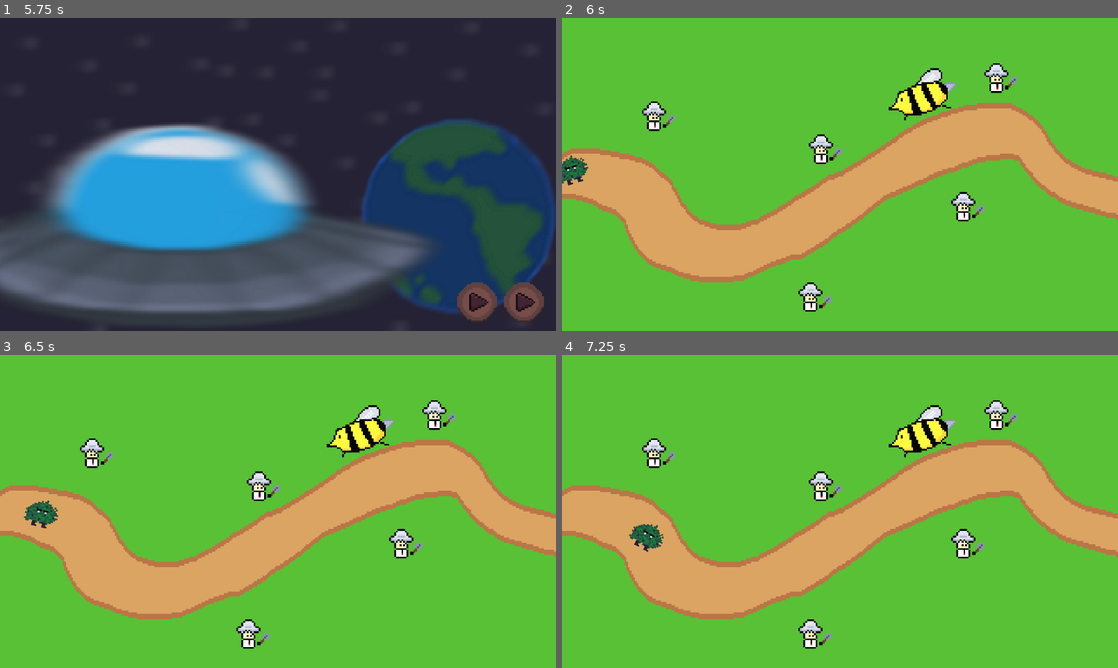
Above: before the commit, frames 1-4 (two rows, left to right).
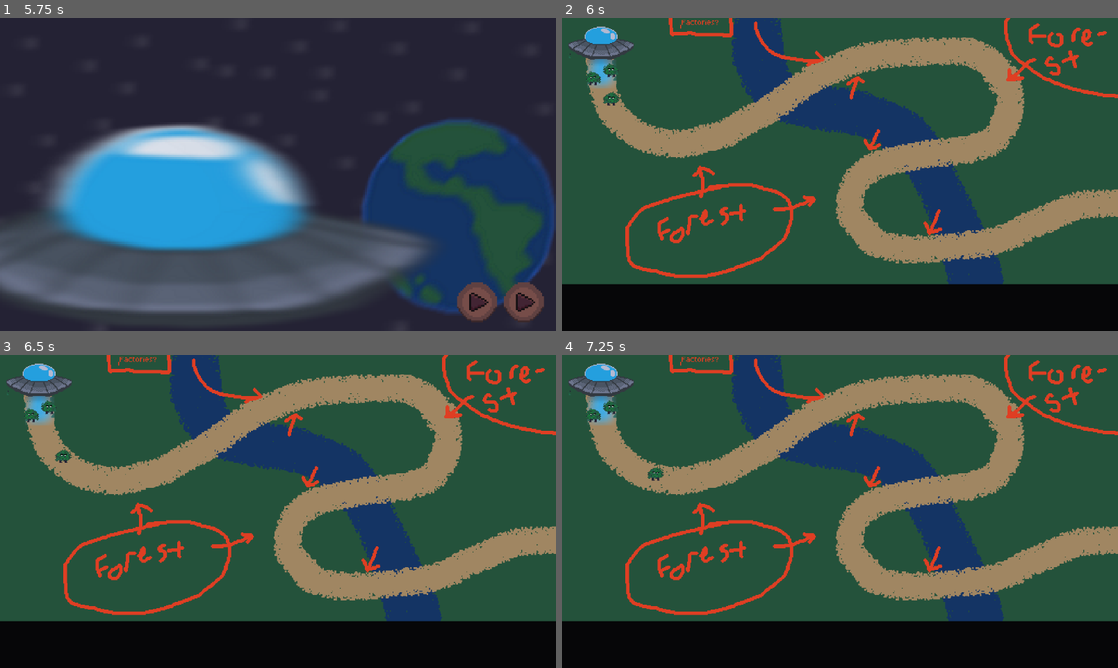
Above: after the commit, the same moments.

Repository: WilliamPickle/Aegis-of-Evergreen
Game: Godot game, scene res://scenes/current_scene.tscn
The game is run twice, just before and just after one commit, with the same random seed, the same clock (stepped at 60 frames per second) and the same inputs.
Inputs (mouse positions are in pixels of both pictures, inside the frame that each line leads up to):
- Up to frame 1 (5.75 s): click (278, 174) at 0.5 s; click "Play" at 1.25 s; tap Enter at 2, 4.25 s; move the mouse to (400, 158) at 2.02 s; tap Space at 2.75, 5 s; move the mouse to (166, 190) at 2.77 s; click (522, 302) at 3.5 s; move the mouse to (333, 105) at 4.27 s; move the mouse to (250, 237) at 5.02 s
- Up to frame 2 (6 s): click (1084, 302) at 5.75 s
- Up to frame 3 (6.5 s): no input
- Up to frame 4 (7.25 s): move the mouse to (1006, 558) at 6.52 s

Frame 1 is identical in both runs. In frame 2, 100% of the frame differs, in the area x 0-100%, y 0-100%; in frame 3, 100%; in frame 4, 100%.

Commit message:
added real map

Diff:
--- a/scenes/level_1.tscn
+++ b/scenes/level_1.tscn
@@ -1,32 +1,34 @@
 [gd_scene load_steps=5 format=3 uid="uid://l3i6h5io4w4n"]
 
-[ext_resource type="Texture2D" uid="uid://drt6mbt63iff6" path="res://assets/sprites/test sprites/scuffed_test_1.png" id="1_014kd"]
+[ext_resource type="Texture2D" uid="uid://7xh3gfv6eksr" path="res://assets/sprites/test sprites/lvl1_map_v1_scuffed.png" id="1_rus8k"]
 [ext_resource type="Script" uid="uid://dynncta8kwk3u" path="res://scripts/TestPathScript.gd" id="2_rus8k"]
 [ext_resource type="Texture2D" uid="uid://c8d7p3u0aaymk" path="res://assets/sprites/enemies/bush_v1.png" id="3_rus8k"]
 
 [sub_resource type="Curve2D" id="Curve2D_014kd"]
 _data = {
-"points": PackedVector2Array(0, 0, 0, 0, -160, 1, -32.0267, -16.4287, 32.0267, 16.4287, -125, 6, -12.7536, -13.3154, 12.7536, 13.3154, -107, 27, 0, 0, 0, 0, -83, 46, -11.3272, 4.27918, 11.3272, -4.27918, -59, 43, 0, 0, 0, 0, -20, 30, -27.3946, 10.8104, 27.3946, -10.8104, 12, 7, -13.8687, 7.87992, 13.8687, -7.87992, 70, -20, -23.2179, -10.3191, 23.2179, 10.3191, 99, -25, -10.3861, -14.4065, 10.3861, 14.4065, 123, -3, 0, 0, 0, 0, 139, 11, 0, 0, 0, 0, 160, 13)
+"points": PackedVector2Array(0, 0, 0, 0, -269, -92, 0, 0, 0, 0, -238, -47, 0, 0, 0, 0, -188, -33, 0, 0, 0, 0, -135, -47, 0, 0, 0, 0, 24, -138, 0, 0, 0, 0, 135, -142, 0, 0, 0, 0, 192, -116, 0, 0, 0, 0, 193, -66, 0, 0, 0, 0, 163, -36, 0, 0, 0, 0, 56, -15, 0, 0, 0, 0, 6, 35, 0, 0, 0, 0, 31, 74, 0, 0, 0, 0, 76, 89, 0, 0, 0, 0, 183, 76, 0, 0, 0, 0, 260, 39, 0, 0, 0, 0, 321, 34)
 }
-point_count = 12
+point_count = 16
 
 [node name="Level1" type="Node2D"]
 
 [node name="Sprite2D" type="Sprite2D" parent="."]
-texture = ExtResource("1_014kd")
+texture = ExtResource("1_rus8k")
 
 [node name="Camera2D" type="Camera2D" parent="."]
-zoom = Vector2(3.6, 3.6)
+zoom = Vector2(1.8, 1.8)
 
 [node name="Path2D" type="Path2D" parent="."]
 curve = SubResource("Curve2D_014kd")
 
 [node name="PathFollow2D" type="PathFollow2D" parent="Path2D"]
-position = Vector2(-160, 1)
+position = Vector2(-269, -92)
 rotation = 0.141897
+rotates = false
 script = ExtResource("2_rus8k")
 
 [node name="Sprite2D" type="Sprite2D" parent="Path2D/PathFollow2D"]
+position = Vector2(-0.565697, -3.9598)
 rotation = -0.138274
 texture = ExtResource("3_rus8k")
 flip_h = true
--- a/scripts/TestPathScript.gd
+++ b/scripts/TestPathScript.gd
@@ -1,6 +1,6 @@
 extends PathFollow2D
 
-@export_range(0, 1, 0.05) var speed = 0.10
+@export_range(0, 1, 0.05) var speed = 0.05
 
 func _process(delta: float) -> void:
 	progress_ratio += delta * speed
Binary file added: assets/sprites/test sprites/lvl1_map_v1_scuffed.png
Not shown, added: assets/sprites/test sprites/lvl1_map_v1_scuffed.png.import
